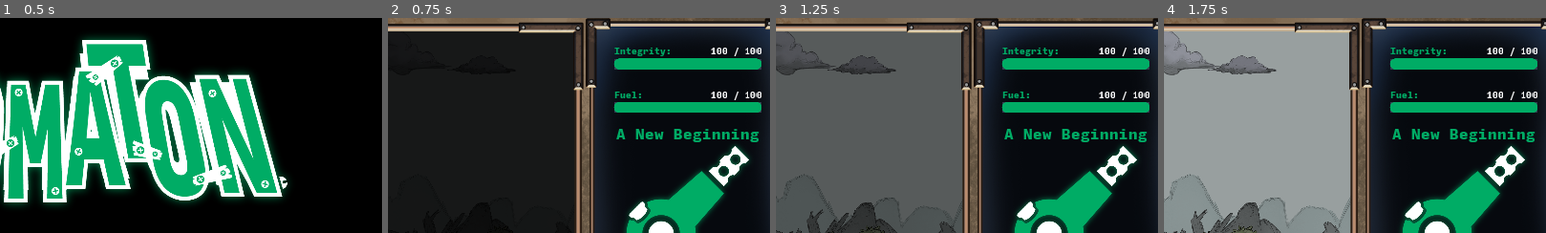
Above: before the commit, frames 1-4 (left to right).
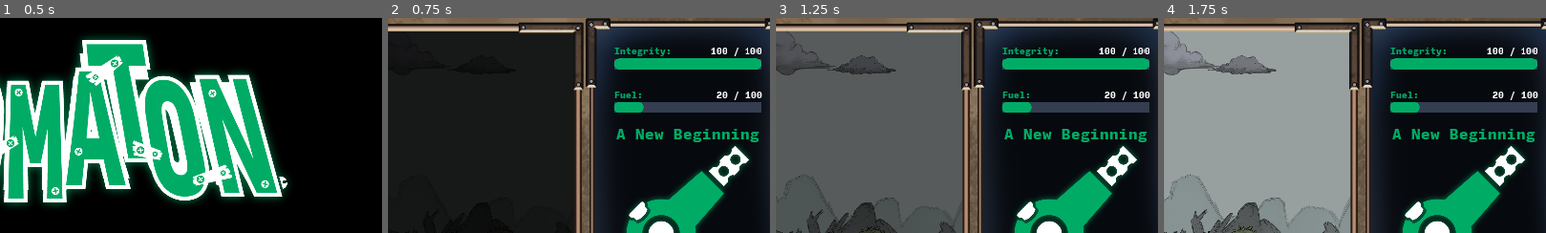
Above: after the commit, the same moments.

Repository: silverweed/ggj20
Game: Godot game, scene res://ui/MainMenu.tscn
Two runs of this game, one before a commit and one after it. Both use one fixed random seed, a clock stepped at 60 frames per second and the inputs below.
Inputs (mouse positions are % of the whole screen's width and height, from its top left):
- Up to frame 1 (0.5 s): no input
- Up to frame 2 (0.75 s): click "PLAY" at 0.5 s
- Up to frame 3 (1.25 s): no input
- Up to frame 4 (1.75 s): move the mouse to (72, 45) at 1.27 s; hold Up (ui_up) from 1.28 s (still down); hold Z (advance_text) from 1.28 s (still down)
The pictures show only the part of the screen within x 48-98%, y 0-50%; the shares and areas given below are measured in that part.

Frame 1 is identical in both runs. In frame 2, 1.6% of the frame differs, in the area x 66-98%, y 34-44%; in frame 3, 1.6%; in frame 4, 1.6%.

Commit message:
adjust initial events

Diff:
--- a/Globals.gd
+++ b/Globals.gd
@@ -31,8 +31,10 @@
 	get_tree().paused = false
 	stats_cur.clear()
 	for key in stats_max:
-		if key == "fuel" or key == "integrity":
+		if key == "integrity":
 			stats_cur[key] = stats_max[key]
+		elif key == "fuel":
+			stats_cur[key] = 20
 		else:
 			stats_cur[key] = 0
 
Not shown, changed: event_pick_complete_1-3.txt
Not shown, changed: master_proxy_milestone.txt
